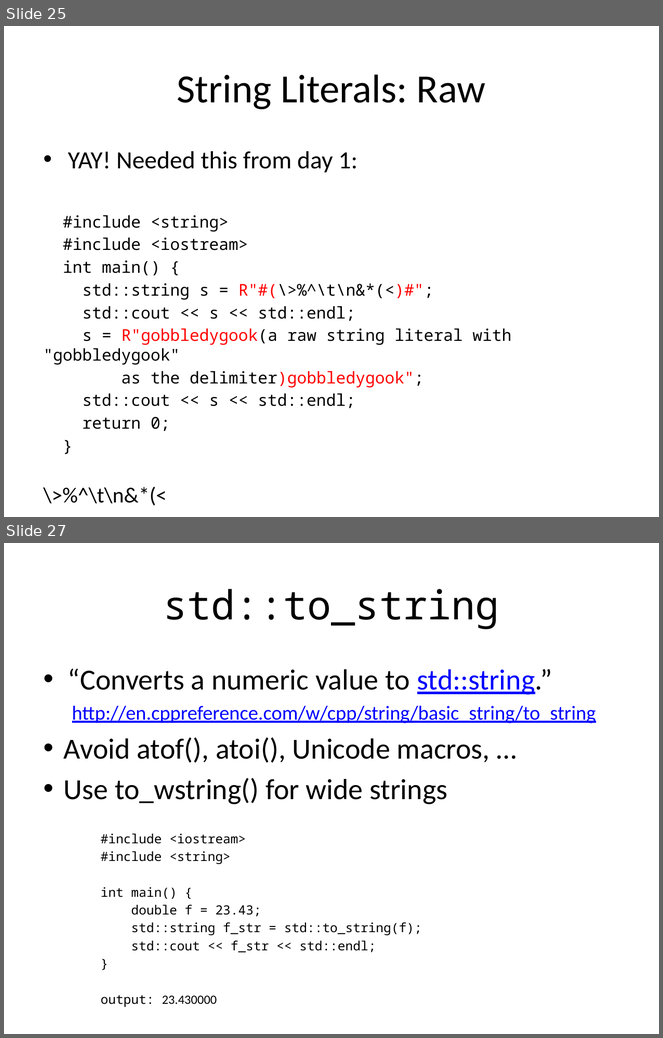
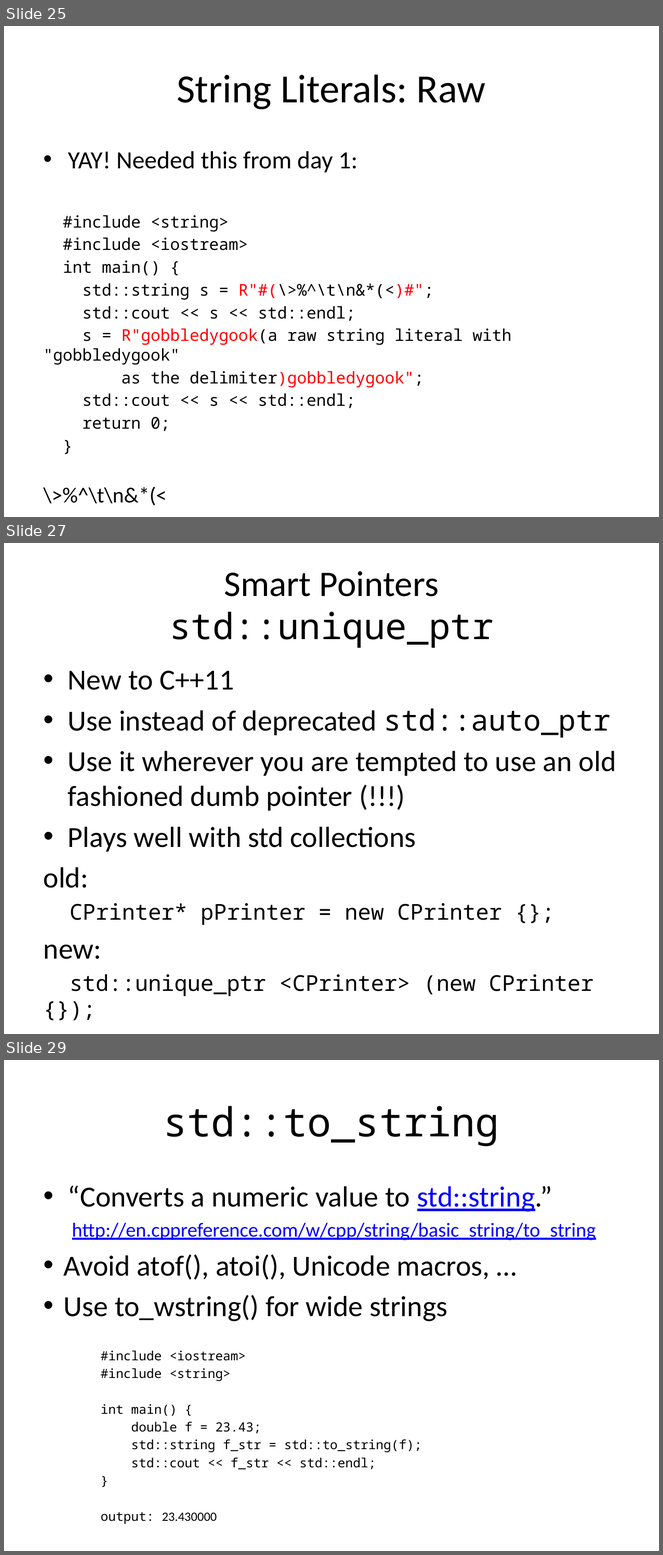
Before and after one commit to fellmad/FunWithCpp11, a slide deck: doc/Fun_with_C++11.pptx. Shown one above the other, each under a label of ours: slides 25 and 27 before the commit, slides 25, 27 and 29 after it; the slides between them are not shown. The pictures are 663x1038 and 663x1555 pixels, drawn with LibreOffice and Linux fonts; fonts in the diff are those of the drawing. Boxes give left, top, right and bottom in pixels: in the first picture for what was removed or moved away, otherwise in the second. Text is boxed around its words. In the diff, an @@ line names an element or a change of style, - is before the commit and + after.

Commit message:
unique_ptr

```diff
--- a/doc/Fun_with_C++11.pptx
+++ b/doc/Fun_with_C++11.pptx
@@ slide 27 added at (4,543,659,1034), background #FFFFFF @@
@@ title added at (169,571,494,648), 39.6 pt, text #000000 @@
+Smart Pointers
+std::unique_ptr
@@ text added at (44,670,617,992), 32 pt, text #000000 @@
+• New to C++11
+• Use instead of deprecated std::auto_ptr
+• Use it wherever you are tempted to use an old fashioned dumb pointer (!!!)
+• Plays well with std collections
+old:
+CPrinter* pPrinter = new CPrinter {};
+new:
+std::unique_ptr <CPrinter> (new CPrinter {});
@@ what was slide 27 is now slide 29 @@
```
Also in this commit, not shown: 1 slide changed, 1 other slide added, 8 other files.
